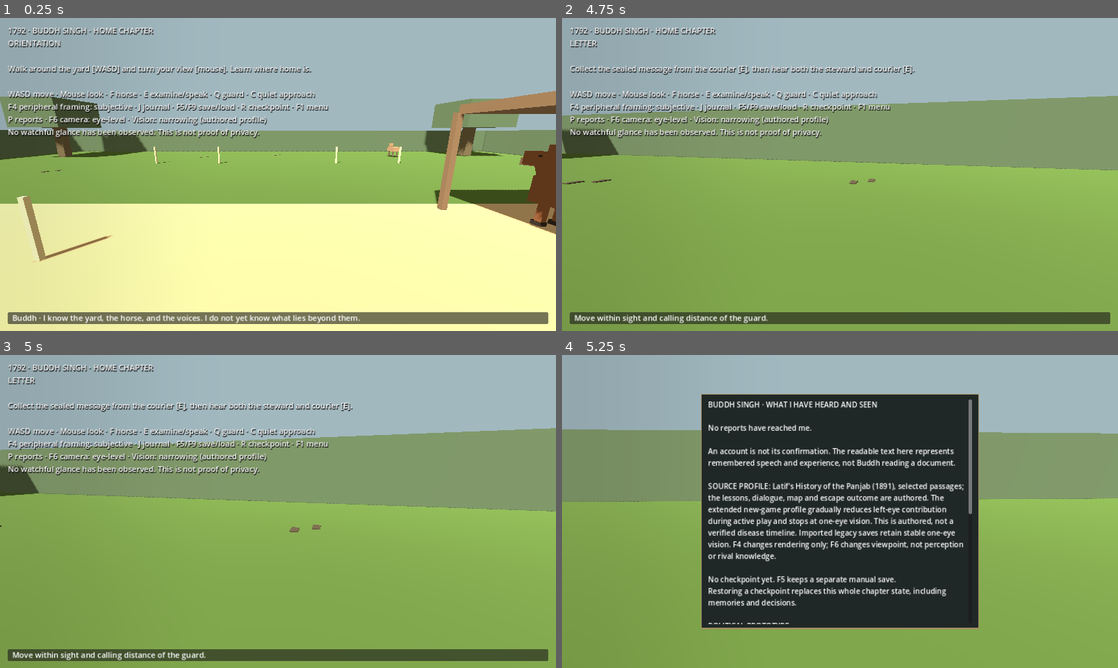
Above: before the commit, frames 1-4 (two rows, left to right).
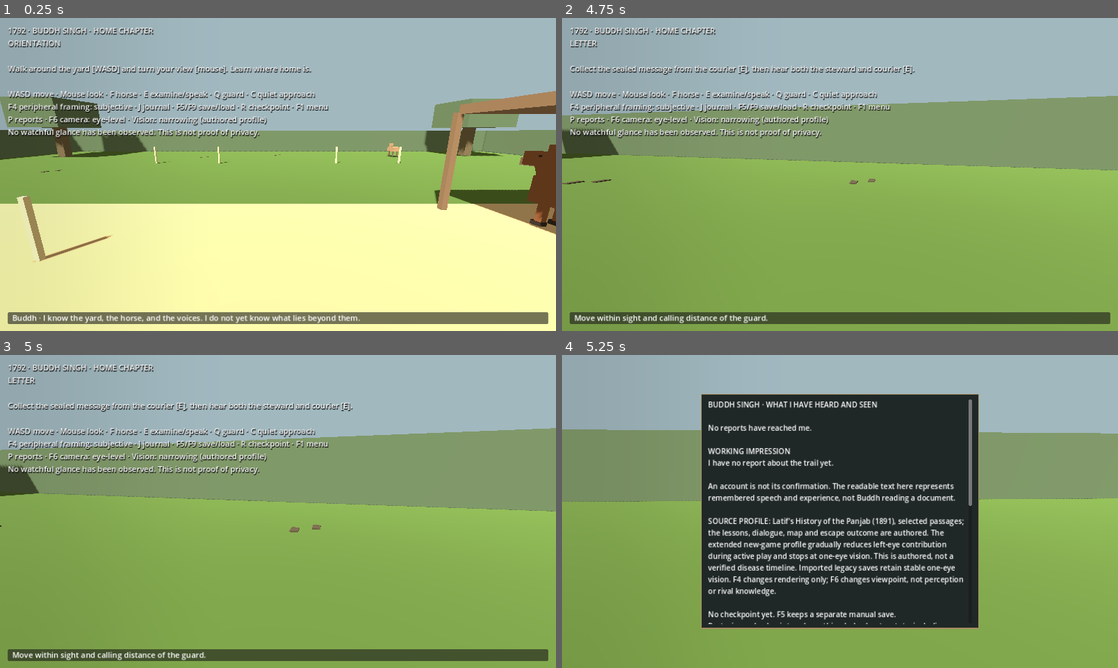
Above: after the commit, the same moments.

Repository: giasonpooni/1792
Game: Godot game, scene res://world/political_home.tscn
The game is run twice, just before and just after one commit, with the same random seed, the same clock (stepped at 60 frames per second) and the same inputs. This scene is started directly instead of the project's main scene.
Inputs (mouse positions are in pixels of both pictures, inside the frame that each line leads up to):
- Up to frame 1 (0.25 s): no input
- Up to frame 2 (4.75 s): tap Enter at 0.5 s; move the mouse to (867, 174) at 0.52 s; hold Shift (sprint) 0.53-1.28 s; hold W (move_forward) from 0.53 s (still down); click (867, 174) at 0.67 s; tap Space (traverse_jump) at 0.77, 1.52, 3.02, 3.77, 4.52 s; move the mouse to (812, 174) at 1.27 s; tap V (traverse_obstacle) at 1.35 s; move the mouse to (851, 168) at 2.02 s; tap E at 2.1 s; move the mouse to (834, 180) at 2.77 s; tap F at 2.85 s; click (834, 180) at 2.92 s; move the mouse to (878, 177) at 3.52 s; tap R at 3.6 s; move the mouse to (795, 171) at 4.27 s; tap G at 4.35 s
- Up to frame 3 (5 s): keep holding W (move_forward)
- Up to frame 4 (5.25 s): keep holding W (move_forward); move the mouse to (845, 511) at 5.02 s; tap J at 5.1 s; click (845, 511) at 5.17 s

Frames 1-3 are identical in both runs. In frame 4, 7.7% of the frame differs, in the area x 26-74%, y 29-86%.

Commit message:
feat: capture childhood input slice and derive received-memory perspective for Foundry

Diff:
--- a/game/childhood/home_chapter.gd
+++ b/game/childhood/home_chapter.gd
@@ -1,6 +1,7 @@
 extends Node3D
 ## Home tutorial controller. Reuses the original player and horse physics.
 ## No Lahore clock/order execution runs while this chapter is loaded.
+const Perspective := preload("res://childhood/perspective_view.gd")
 const Model := preload("res://childhood/childhood_state.gd")
 const Horse := preload("res://mounts/horse.tscn")
 const Names := preload("res://characters/character_names.gd")
@@ -287,6 +288,7 @@
 	for memory in model.journal():
 		text += "[%s · %s · %.1fs]\n%s\n\n" % [memory.channel,memory.source_id,memory.received_tick/60.0,memory.text]
 	if model.journal().is_empty(): text += "No reports have reached me.\n\n"
+	text += "WORKING IMPRESSION\n" + Perspective.impression(Perspective.project(model.journal(), int(model.progress().tick))) + "\n\n"
 	text += "An account is not its confirmation. The readable text here represents remembered speech and experience, not B …(300 unchanged characters)…
 	text += "\n\n" + _checkpoint_note + "\nRestoring a checkpoint replaces this whole chapter state, including memories and decisions."
 	_panel_text.text = text
--- /dev/null
+++ b/game/childhood/perspective_view.gd
@@ -0,0 +1,45 @@
+extends RefCounted
+## Read-only finite belief projection. Receives memories, never whole-world state.
+## Likelihoods are authored gameplay tuning, not historical or calibrated statistics.
+const LIKELIHOODS := {
+	"steward": [0.75, 0.25],
+	"courier": [0.30, 0.70],
+	"assault": [0.05, 0.95]
+}
+
+static func project(memories: Array, tick: int) -> Dictionary:
+	if tick < 0: return {"status": "REFUSED", "reason": "invalid_clock"}
+	var weights := [0.5, 0.5]
+	var used: Array = []
+	var prior_tick := -1
+	var seen: Dictionary = {}
+	for memory in memories:
+		if not memory is Dictionary or not memory.has_all(["id", "source_id", "channel", "received_tick", "text"]):
+			return {"status": "REFUSED", "reason": "malformed_memory"}
+		var received = memory.received_tick
+		if not received is float and not received is int:
+			return {"status": "REFUSED", "reason": "invalid_clock"}
+		if not is_finite(float(received)) or received != floor(received) or received < 0 or received < prior_tick or received > tick or seen.has(memory.id):
+			return {"status": "REFUSED", "reason": "future_duplicate_or_unordered_memory"}
+		prior_tick = int(received)
+		seen[memory.id] = true
+		if not LIKELIHOODS.has(memory.id): continue
+		var likelihood: Array = LIKELIHOODS[memory.id]
+		for i in range(2): weights[i] *= likelihood[i]
+		var total: float = weights[0] + weights[1]
+		for i in range(2): weights[i] /= total
+		used.append({"memory_id": memory.id, "source_id": memory.source_id,
+			"received_tick": received, "age_ticks": tick - int(received)})
+	return {"schema": "1792.perspective-view.v1", "status": "PROJECTED",
+		"hypotheses": ["trail_clear", "riders_nearby"], "weights": weights,
+		"received_evidence": used, "tick": tick, "clock_id": "1792.childhood.tick",
+		"cause_identity": null, "likelihood_class": "authored_gameplay_tuning",
+		"calibrated_probability": false, "conditional_independence_assumed": true,
+		"report_age_behavior": "retained_without_decay", "canonical_state_mutated": false}
+
+static func impression(view: Dictionary) -> String:
+	if view.status != "PROJECTED": return "I cannot form a working impression from these memories."
+	if view.received_evidence.is_empty(): return "I have no report about the trail yet."
+	if view.weights[1] > 0.70: return "There may be riders nearby. I still do not know who sent them."
+	if view.weights[1] < 0.30: return "The report suggests the trail was clear. It does not tell me what lies there now."
+	return "The accounts leave the trail uncertain."
--- /dev/null
+++ b/game/foundry/childhood_slice.gd
@@ -0,0 +1,55 @@
+extends "res://tests/test_childhood.gd"
+## Reuses the existing actual keyboard/physics journey. No domain pose fixtures.
+const Perspective := preload("res://childhood/perspective_view.gd")
+const MILESTONES := [
+	"walk and view practice precede reading", "E acquires letter physically",
+	"courier account attributed", "two oral accounts open riding",
+	"all three physical gates", "actual guard input checks telegraphed practice strikes",
+	"counter opens hunting lesson", "physical sight and inspection of track 1",
+	"physical sight and inspection of track 2", "physical sight and inspection of track 3",
+	"quiet quarry observation precedes ambush", "actual movement escapes to the courtyard",
+	"save resumes before ambush without losing lessons"
+]
+var samples: Array = []
+
+func check(value: bool, label: String) -> void:
+	super.check(value, label)
+	if not value or not label in MILESTONES: return
+	for node in root.get_children():
+		if not node.has_node("ChildhoodChapter"): continue
+		var model = node.get_node("ChildhoodChapter").model
+		var state: Dictionary = model.snapshot()
+		var memories: Array = model.journal()
+		samples.append({"milestone": label, "state": state, "memories": memories,
+			"perspective": Perspective.project(memories, int(model.progress().tick))})
+		return
+
+func _run() -> void:
+	var args := OS.get_cmdline_user_args()
+	if args.size() != 2:
+		push_error("Require request and observation path.")
+		quit(2)
+		return
+	var request = JSON.parse_string(FileAccess.get_file_as_string(args[0]))
+	if not request is Dictionary or not request.has_all(["nonce", "source_lock_id"]):
+		quit(2)
+		return
+	# Base SAVE is a regression-only user path. The binding runs in an isolated
+	# project/user-data directory; no player saves are touched.
+	await _journey()
+	var output := {"schema": "1792.childhood-slice-observations.v1",
+		"nonce": request.nonce, "source_lock_id": request.source_lock_id,
+		"engine_version": Engine.get_version_info().string,
+		"source_class": "authored_source_informed_prototype",
+		"capture_class": "actual_input_driven_journey",
+		"samples": samples, "assertions": passed, "failures": failed,
+		"historical_authentication": false, "human_playability_review": false}
+	var file := FileAccess.open(args[1], FileAccess.WRITE)
+	if file == null:
+		quit(2)
+		return
+	file.store_string(JSON.stringify(output, "", true, true))
+	file.close()
+	for suffix in ["", ".tmp"]: DirAccess.remove_absolute(ProjectSettings.globalize_path(SAVE + suffix))
+	print("CHILDHOOD_SLICE_CAPTURE: %d passed, %d failed" % [passed, failed])
+	quit(1 if failed else 0)
--- /dev/null
+++ b/game/tests/test_perspective_view.gd
@@ -0,0 +1,26 @@
+extends SceneTree
+const P := preload("res://childhood/perspective_view.gd")
+var passed := 0
+func check(value: bool) -> void:
+	if not value:
+		push_error("Perspective check failed")
+		quit(1)
+	else: passed += 1
+func _initialize() -> void:
+	var memories: Array = []
+	check(P.project(memories, -1).status == "REFUSED")
+	var prior := P.project(memories, 0)
+	check(prior.weights == [0.5, 0.5] and prior.cause_identity == null)
+	memories.append({"id":"courier", "source_id":"fictional_courier", "channel":"testimony", "received_tick":10, "text":"Authored report"})
+	check(P.project(memories, 9).status == "REFUSED")
+	var view := P.project(memories, 10)
+	check(is_equal_approx(view.weights[1], 0.7))
+	check(view.cause_identity == null and not view.calibrated_probability)
+	check(P.project(memories, 10) == view)
+	memories.append(memories[0].duplicate())
+	check(P.project(memories, 11).status == "REFUSED")
+	memories.pop_back()
+	memories[0].received_tick = true
+	check(P.project(memories, 10).status == "REFUSED")
+	print("PERSPECTIVE_VIEW: %d passed, 0 failed" % passed)
+	quit(0)
Not shown, added: .github/workflows/childhood-preservation.yml
Not shown, changed: README.md
Not shown, added: docs/CHILDHOOD_FOUNDRY_PRESERVATION.md
Not shown, added: tools/run_childhood_preservation.py
